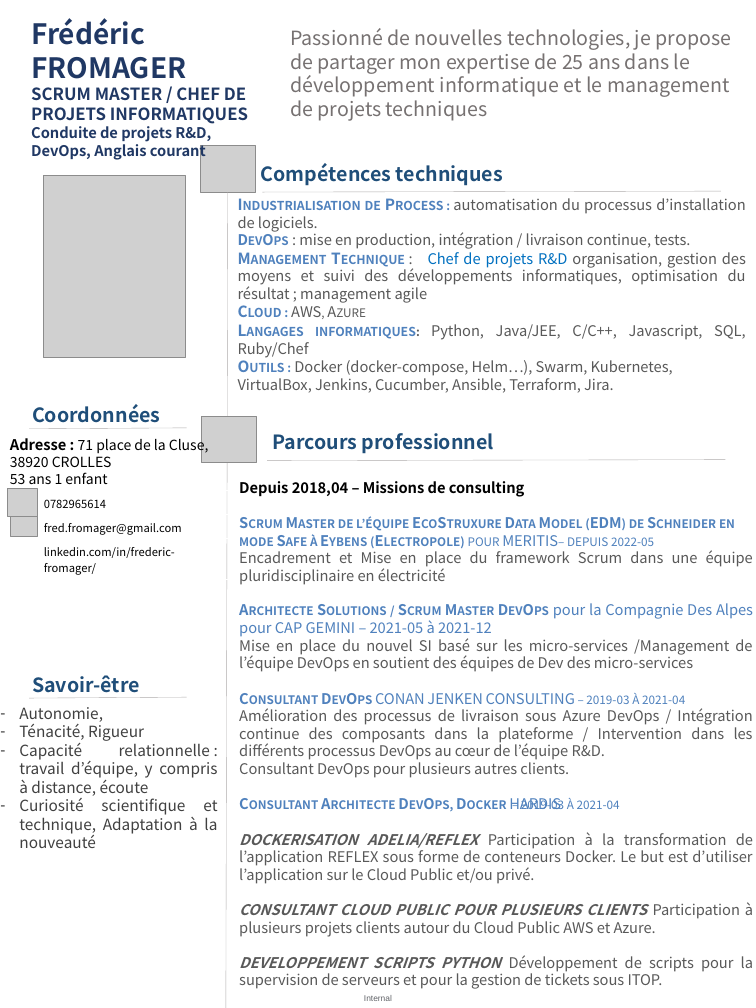
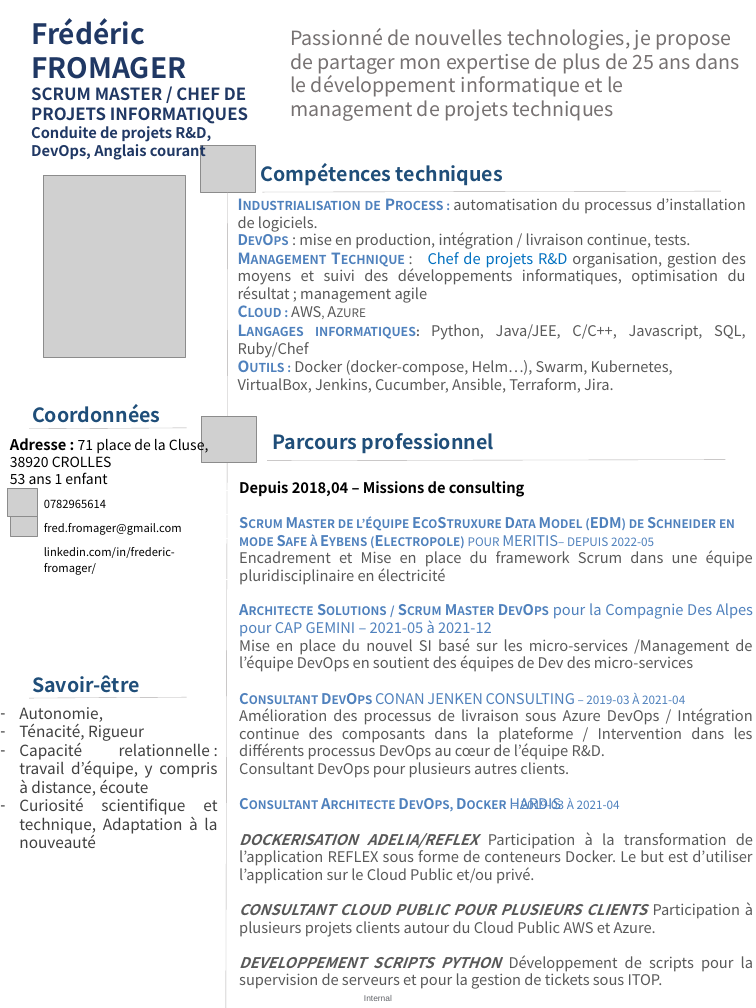
Before and after one commit to Solifred38/cv, a slide deck: slide 1 of CV Fred FROMAGER V2.pptx. Drawn at 756x1008 pixels with LibreOffice and Linux fonts; fonts in the diff are those of the drawing; grey boxes stand for pictures; background and template pictures are left out. Boxes give left, top, right and bottom in pixels: in the first picture for what was removed or moved away, otherwise in the second. Text is boxed around its words. In the diff, an @@ line names an element or a change of style, - is before the commit and + after.

Commit message:
update accroche

```diff
--- a/CV Fred FROMAGER V2.pptx
+++ b/CV Fred FROMAGER V2.pptx
@@ text at (290, 28, 739, 121): text changed @@
-Passionné de nouvelles technologies, je propose de partager mon expertise de 25 ans dans le développement informatique et le management de projets techniques
+Passionné de nouvelles technologies, je propose de partager mon expertise de plus de 25 ans dans le développement informatique et le management de projets techniques
```
